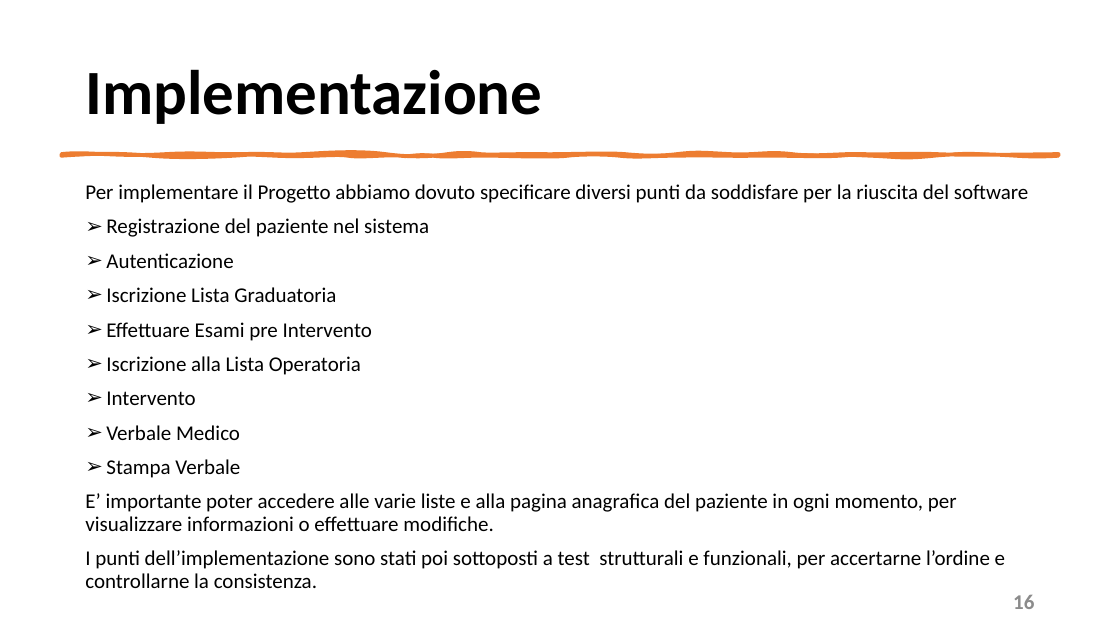
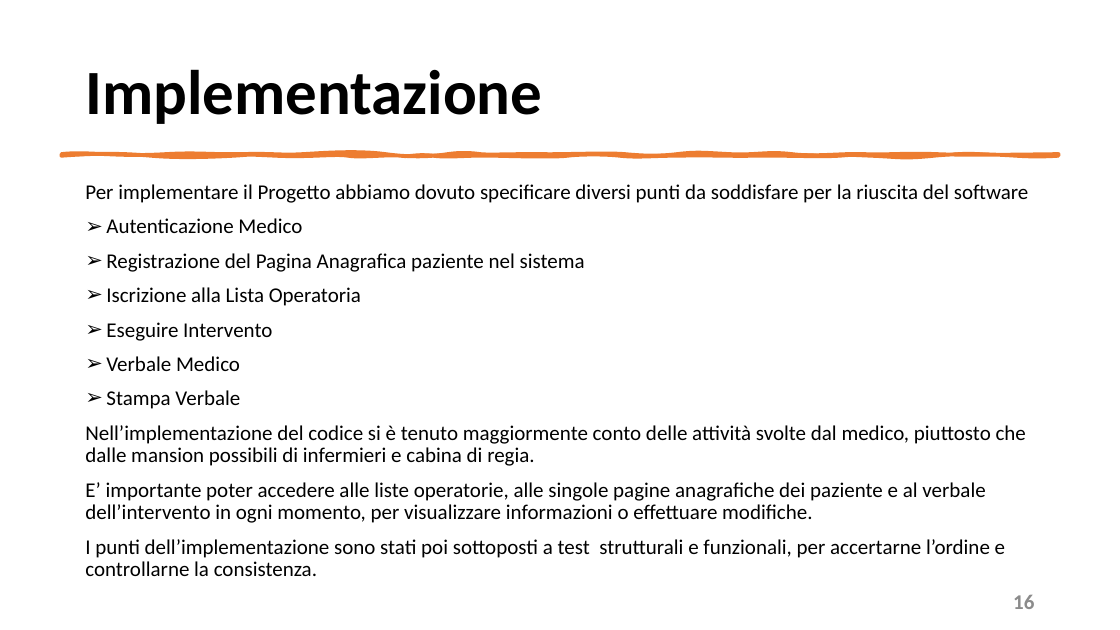
Before and after one commit to mangilimatteo/Progetto_Ingegneria_Software_Cattaneo_Mangili_Saini, a slide deck: slide 16 of Presentazione/Presentazione_Progetto.pptx. Drawn at 1120x630 pixels with LibreOffice and Linux fonts; fonts in the diff are those of the drawing. Boxes give left, top, right and bottom in pixels: in the first picture for what was removed or moved away, otherwise in the second. Text is boxed around its words. In the diff, an @@ line names an element or a change of style, - is before the commit and + after.

Commit message:
Update Presentazione
Implementazione e Moscow

```diff
--- a/Presentazione/Presentazione_Progetto.pptx
+++ b/Presentazione/Presentazione_Progetto.pptx
@@ text at <box>106,218,585,272</box>: text changed @@
-➢ Registrazione del paziente nel sistema
-➢ Autenticazione
-➢ Iscrizione Lista Graduatoria
-➢ Effettuare Esami pre Intervento
+➢ Autenticazione Medico
+➢ Registrazione del Pagina Anagrafica paziente nel sistema
@@ text at <box>106,322,272,341</box>: text changed @@
-➢ Intervento
+➢ Eseguire Intervento
@@ text at <box>85,425,1026,523</box>: text changed @@
-E’ importante poter accedere alle varie liste e alla pagina anagrafica del paziente in ogni momento, per visualizzare informazioni o effettuare modifiche.
+Nell’implementazione del codice si è tenuto maggiormente conto delle attività svolte dal medico, piuttosto che dalle mansion possibili di infermieri e cabina di regia.
+E’ importante poter accedere alle liste operatorie, alle singole pagine anagrafiche dei paziente e al verbale dell’intervento in ogni momento, per visualizzare informazioni o effettuare modifiche.
```
Also in this commit, not shown: 1 other slide changed.
